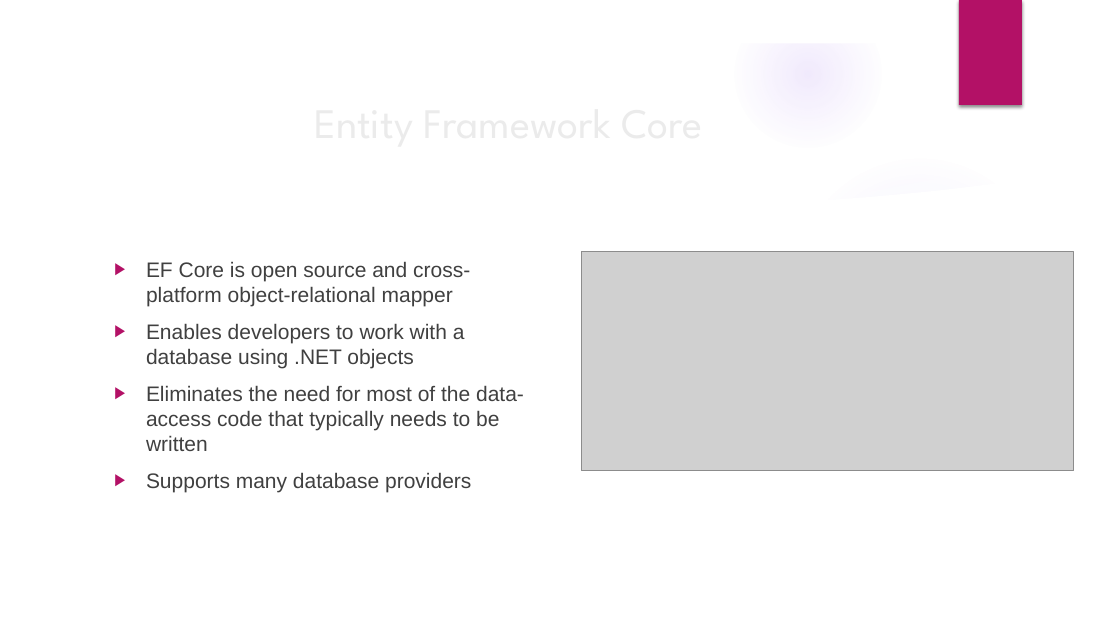
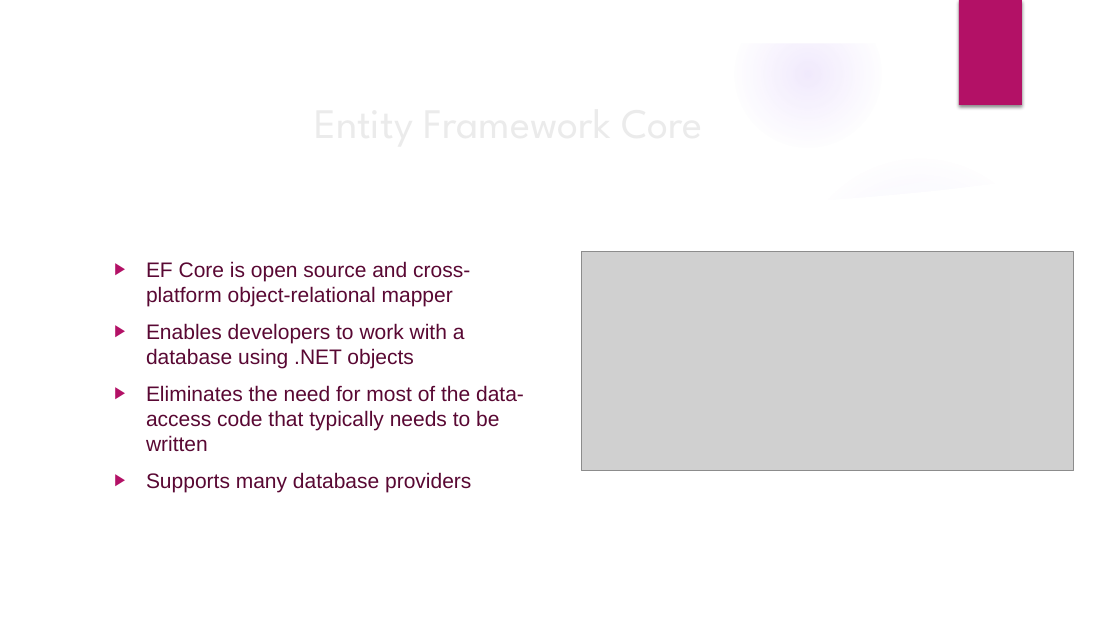
Before and after one commit to velizar92/TSK_Presentations, a slide deck: slide 18 of Databases_and_EntityFrameworkCore.pptx (slide 17 before the commit). Drawn at 1120x630 pixels with LibreOffice and Linux fonts; fonts in the diff are those of the drawing; grey boxes stand for pictures; background and template pictures are left out. Boxes give left, top, right and bottom in pixels: in the first picture for what was removed or moved away, otherwise in the second. Text is boxed around its words. In the diff, an @@ line names an element or a change of style, - is before the commit and + after.

```diff
--- a/Databases_and_EntityFrameworkCore.pptx
+++ b/Databases_and_EntityFrameworkCore.pptx
@@ text "EF Core is open source ..." at bbox=[146, 261, 524, 492]: text colour #404040 to #5A0833 @@
```
Also in this commit, not shown: 5 other slides changed, 3 slides added, 1 slide removed.
